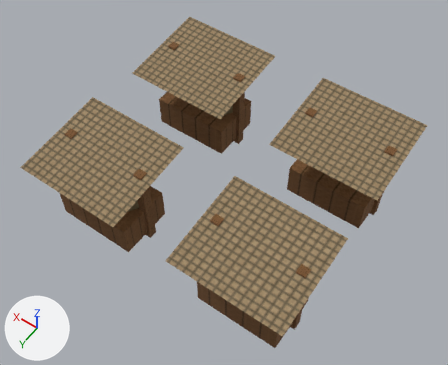
Two versions of the glTF model app/src/main/assets/3d/field/domestic-MARKET-3-lod0.glb, one commit apart.
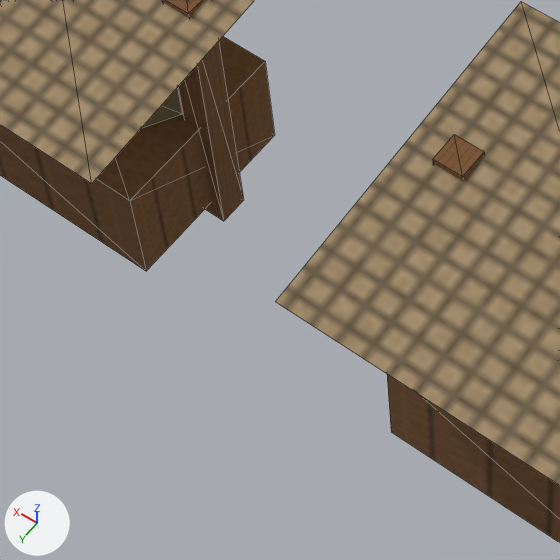
There are two pictures of each version: one whole from a 50 mm camera at (-0.652, 0.895, 1.493) aimed at (-0.032, 0.027, 0.129), one close up on the part from 19% to 55% of the width and 48% to 92% of the height. Lighting does not change. The marker at lower left points along +X, +Y and +Z. The older version's two pictures come first. The close-ups show mesh edges as thin lines. Vertices at exactly the same position are counted once.
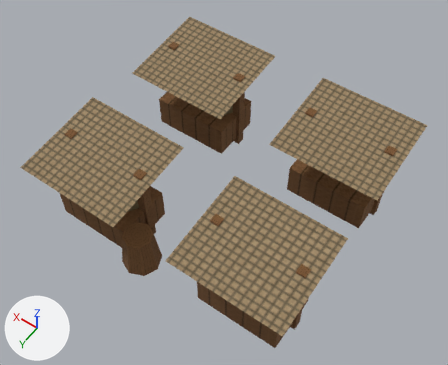
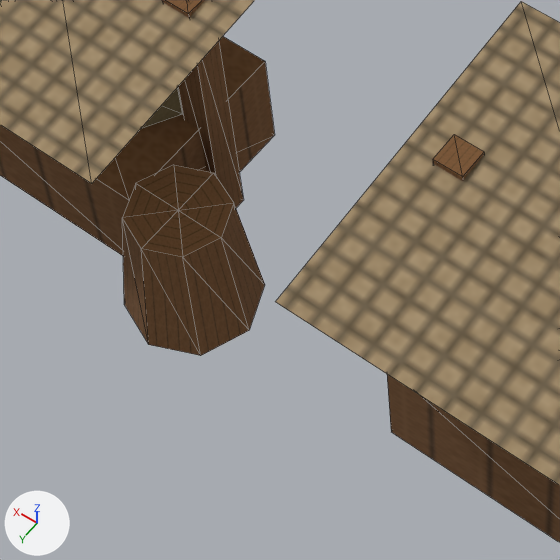
Pixel boxes (x1, y1, x2, y2) of what changed, in the close-ups (560 x 560 px):
part 1 of me_mesh_0, added (brown): after (122, 165, 265, 356)

What the commit changed:
me_mesh_0 is used by ob_mesh_0; location (0.0, 0.0, 0.0).
me_mesh_0 had 224 vertices, 320 faces and spanned x -0.43..0.37, y -0.35..0.37, z 0.0..0.28.
me_mesh_0 now has 241 vertices, 344 faces and spans x -0.43..0.37, y -0.35..0.37, z 0.0..0.28.
me_mesh_0 part 1: a new loose piece of 17 vertices spanning x -0.005..0.105, y 0.245..0.355, z 0.01..0.13, in mat_material_0.
